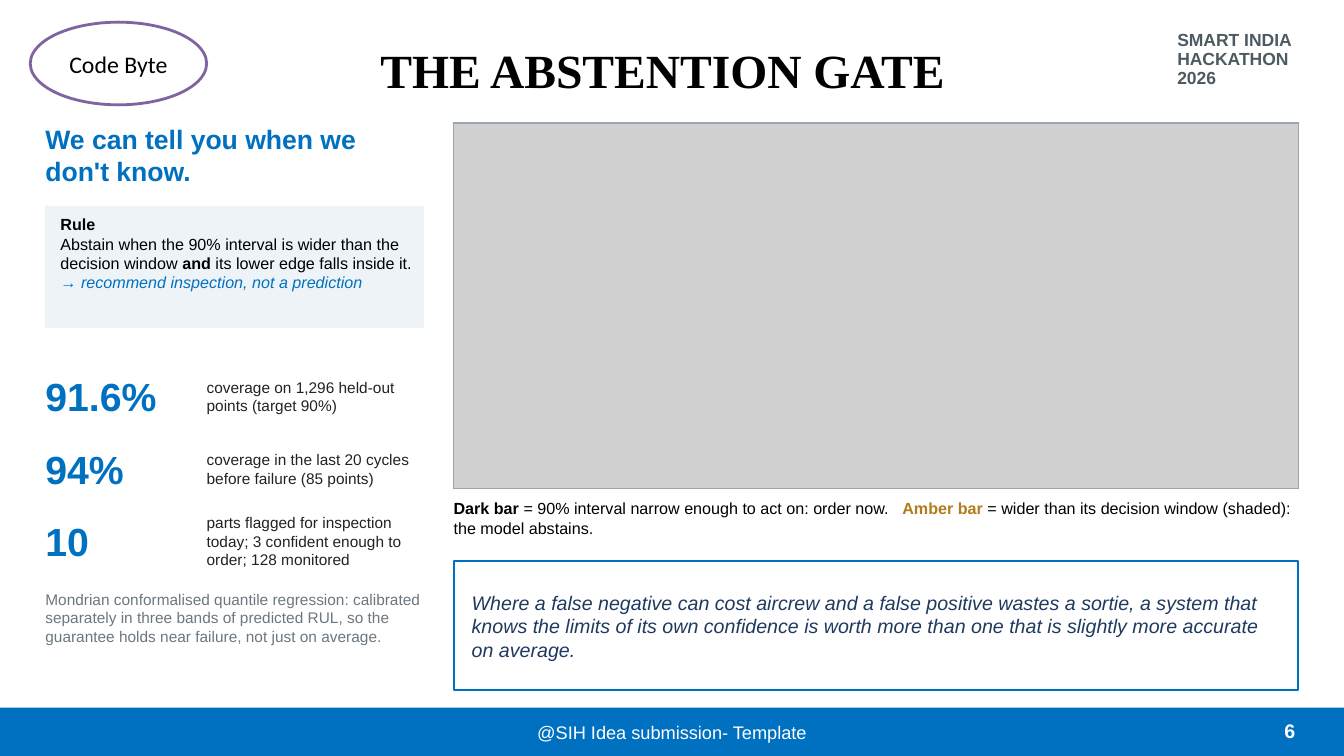
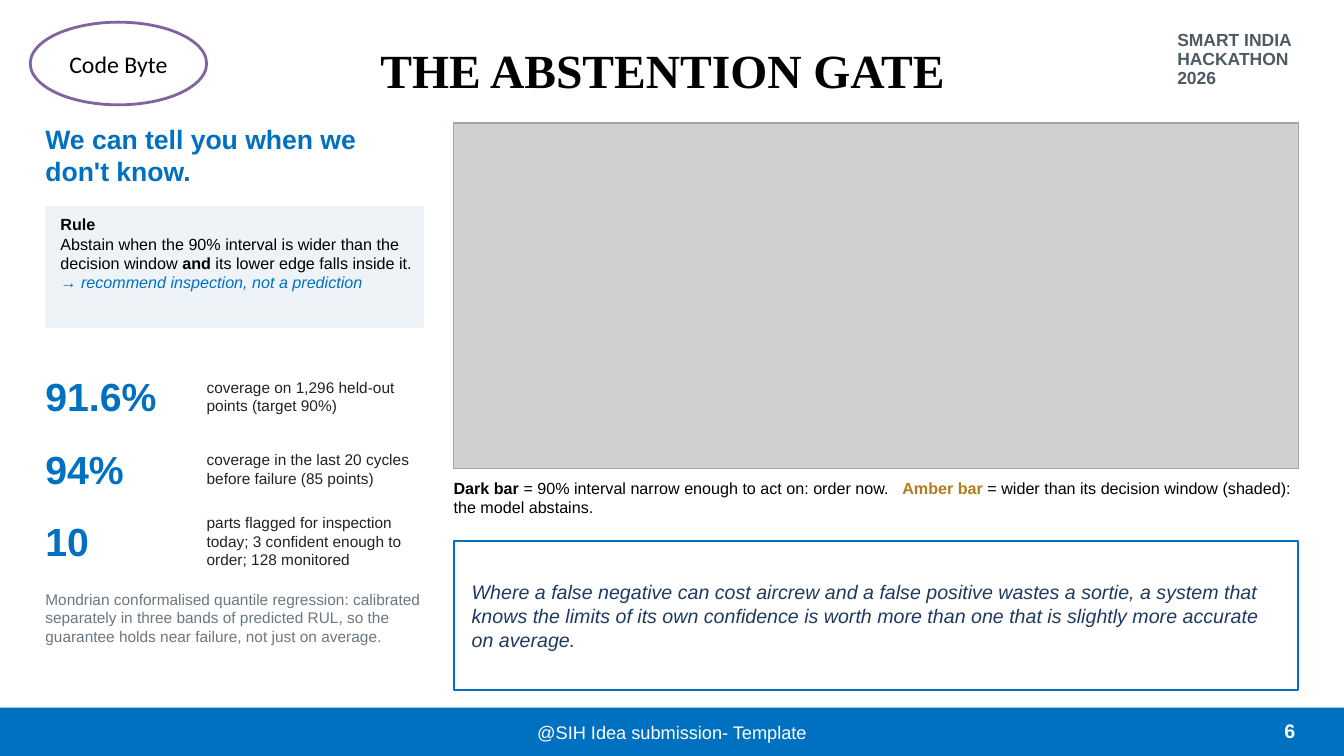
Before and after one commit to MarcussRico/flightline, a slide deck: slide 6 of deck/FLIGHTLINE_SIH26249.pptx. Drawn at 1344x756 pixels with LibreOffice and Linux fonts; fonts in the diff are those of the drawing; grey boxes stand for pictures; background and template pictures are left out. Boxes give left, top, right and bottom in pixels: in the first picture for what was removed or moved away, otherwise in the second. Text is boxed around its words. In the diff, an @@ line names an element or a change of style, - is before the commit and + after.

```diff
--- a/deck/FLIGHTLINE_SIH26249.pptx
+++ b/deck/FLIGHTLINE_SIH26249.pptx
@@ picture: place and size @@
-picture at (454, 123, 1299, 489)
+picture at (454, 123, 1299, 469)
@@ rectangle: place and size @@
-rectangle at (454, 123, 1299, 489)
+rectangle at (454, 123, 1299, 469)
@@ text "Dark bar = 90% interval ...": place and size @@
-text "Dark bar = 90% interval ..." at (454, 502, 1291, 534)
+text "Dark bar = 90% interval ..." at (454, 482, 1291, 513)
@@ rectangle: place and size @@
-rectangle at (454, 562, 1299, 691)
+rectangle at (454, 541, 1299, 691)
@@ text "Where a false negative can ...": place and size @@
-text "Where a false negative can ..." at (472, 595, 1258, 661)
+text "Where a false negative can ..." at (472, 584, 1258, 651)
```
Also in this commit, not shown: 4 other slides changed, 4 other files.
